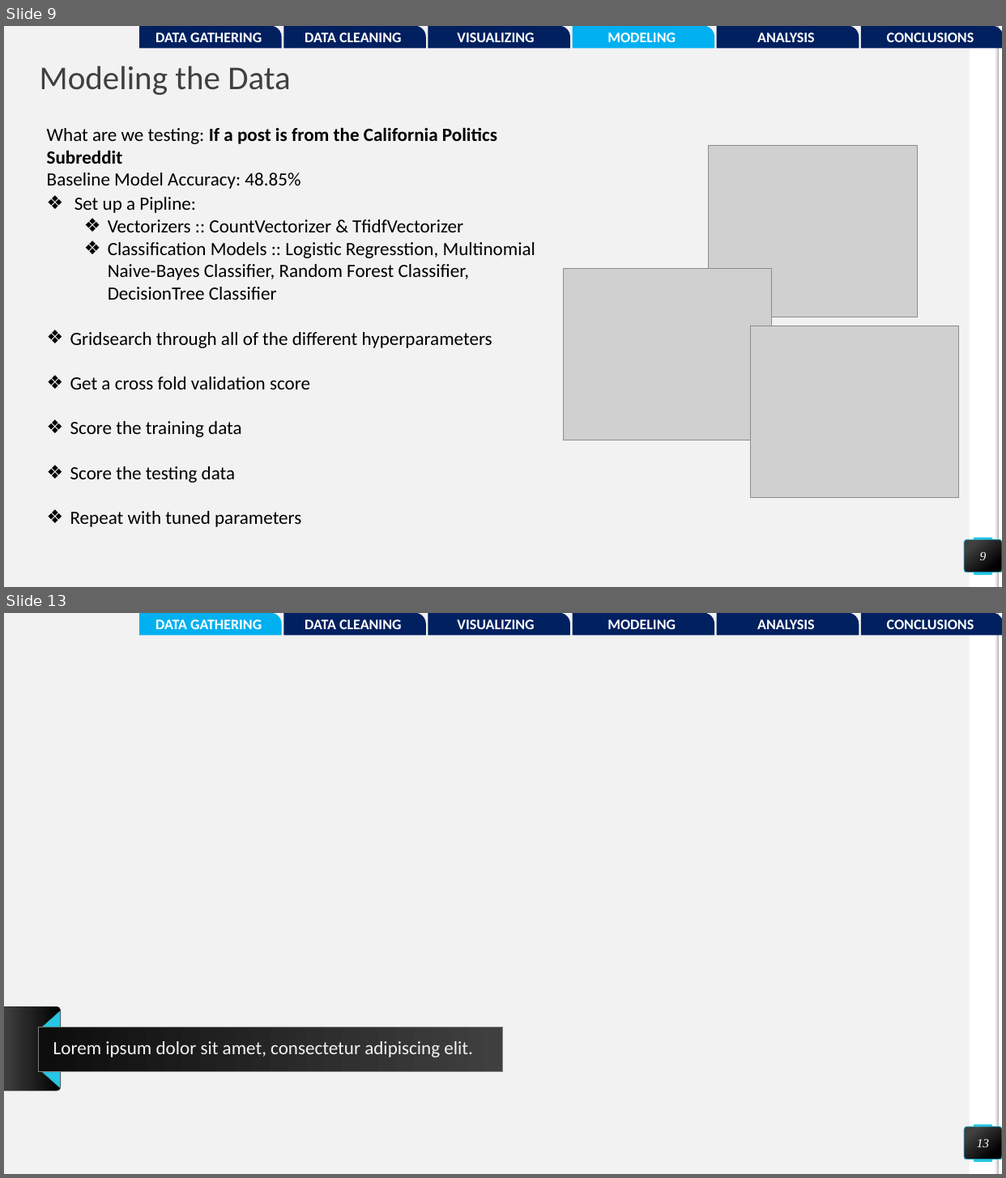
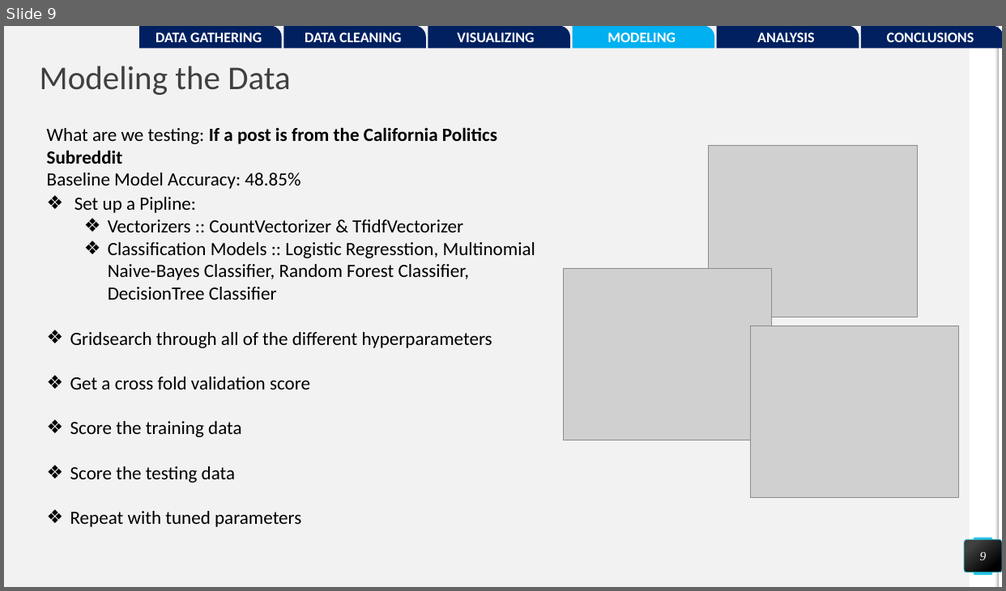
Before and after one commit to pwalesdi/GA_Project_3, a slide deck: Subreddit_Presentation.pptx. Shown one above the other, each under a label of ours: slides 9 and 13 before the commit, slide 9 after it; the slides between them are not shown. The pictures are 1006x1178 and 1006x591 pixels, drawn with LibreOffice and Linux fonts; fonts in the diff are those of the drawing; grey boxes stand for pictures. Boxes give left, top, right and bottom in pixels: in the first picture for what was removed or moved away, otherwise in the second. Text is boxed around its words. In the diff, an @@ line names an element or a change of style, - is before the commit and + after.

```diff
--- a/Subreddit_Presentation.pptx
+++ b/Subreddit_Presentation.pptx
@@ slide 13 removed at (4, 613, 1002, 1174), background #F2F2F2; not listed: 4 template elements that a slide beside it also shows @@
@@ round rect removed at (139, 613, 282, 636) @@
-DATA GATHERING
@@ round rect removed at (284, 613, 426, 636) @@
-DATA CLEANING
@@ round rect removed at (428, 613, 571, 636) @@
-VISUALIZING
@@ round rect removed at (572, 613, 714, 636) @@
-MODELING
@@ round rect removed at (717, 613, 859, 636) @@
-ANALYSIS
@@ round rect removed at (861, 613, 1002, 636) @@
-CONCLUSIONS
@@ freeform shape removed at (4, 1007, 61, 1091) @@
@@ triangle removed at (42, 1012, 61, 1028) @@
@@ title removed at (39, 1028, 503, 1072) @@
-Lorem ipsum dolor sit amet, consectetur adipiscing elit.
@@ triangle removed at (42, 1072, 61, 1089) @@
@@ page number removed at (965, 1127, 1002, 1160) @@
-13
```
Also in this commit, not shown: 2 slides changed, 8 slides added, 4 other slides removed, 5 other files.
